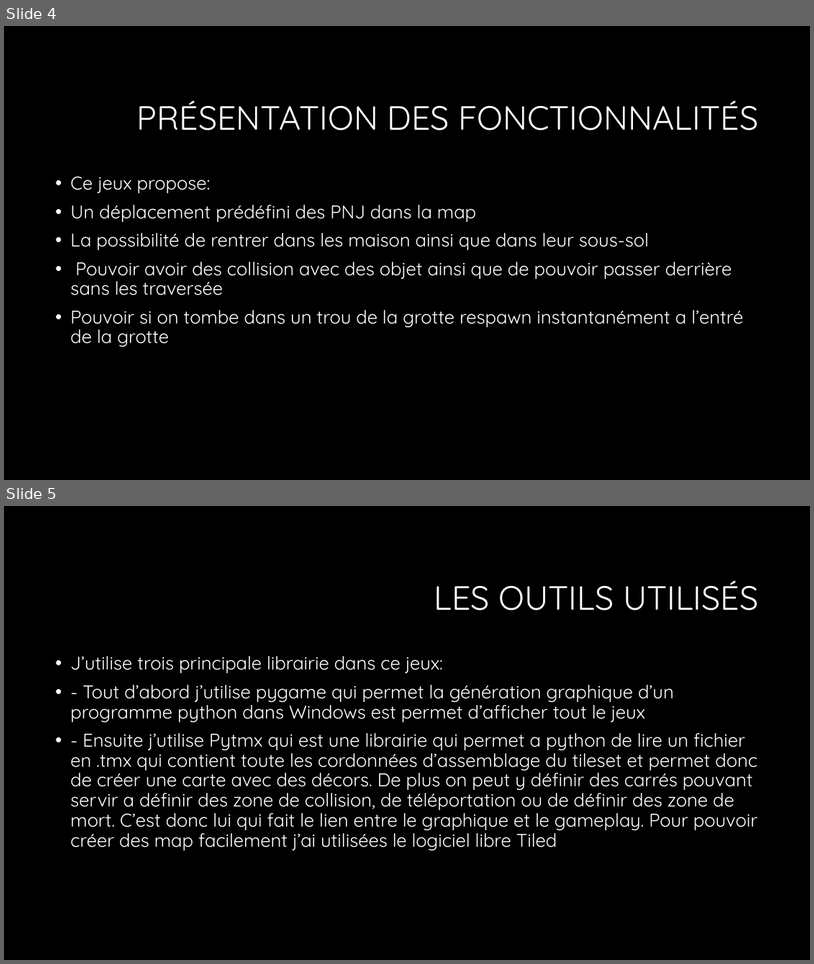
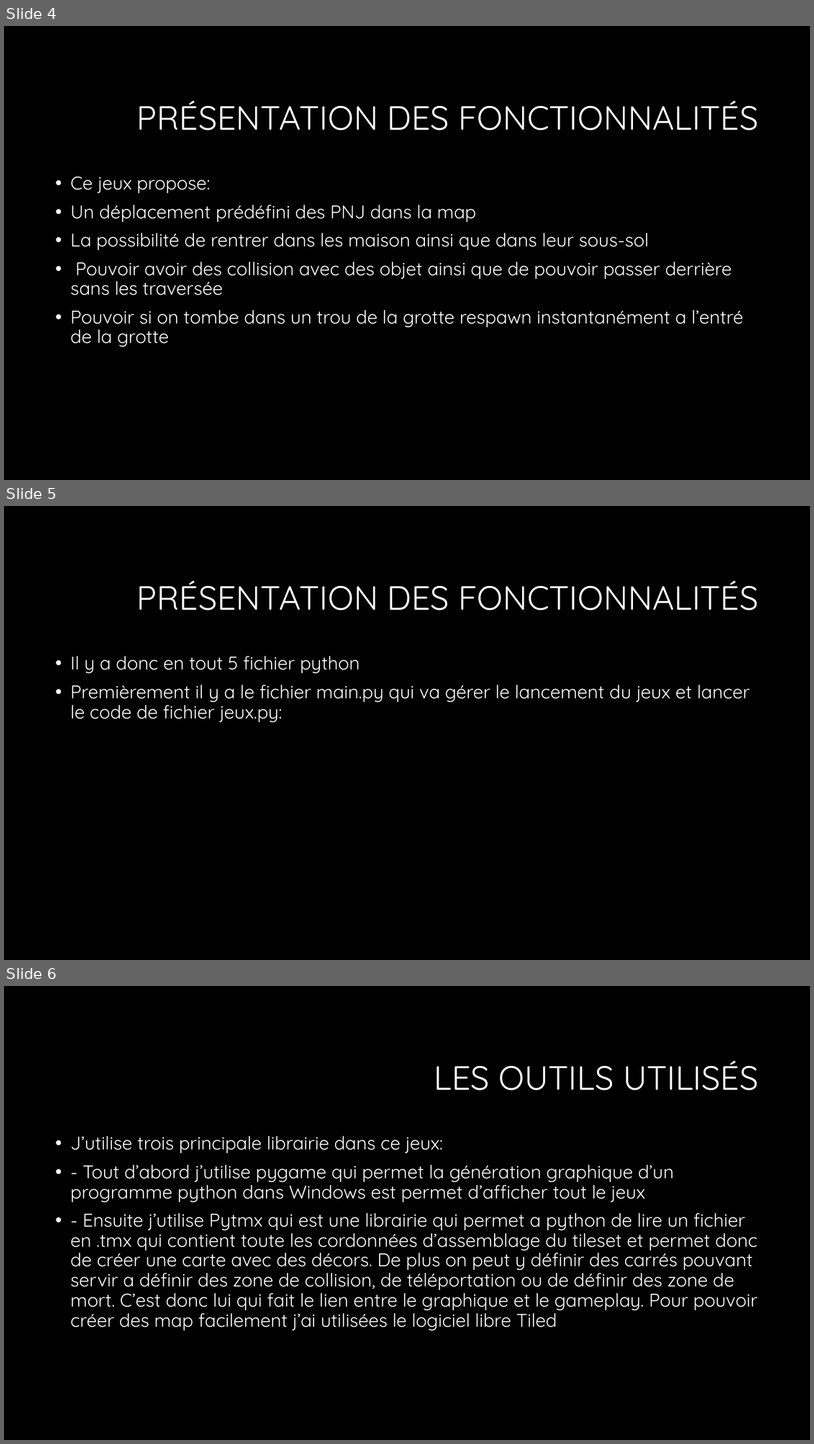
Before and after one commit to Tintinnc/TP_NSI, a slide deck: Présentation projet.pptx. Shown one above the other, each under a label of ours: slides 4 and 5 before the commit, slides 4, 5 and 6 after it. The pictures are 814x964 and 814x1444 pixels, drawn with LibreOffice and Linux fonts; fonts in the diff are those of the drawing; background and template pictures are left out. Boxes give left, top, right and bottom in pixels: in the first picture for what was removed or moved away, otherwise in the second. Text is boxed around its words. In the diff, an @@ line names an element or a change of style, - is before the commit and + after.

```diff
--- a/Présentation projet.pptx
+++ b/Présentation projet.pptx
@@ slide 5 added at <box>4,506,810,960</box>, background #000000 @@
@@ title added at <box>137,581,759,610</box>, 40 pt, text #FFFFFF @@
+PRÉSENTATION DES FONCTIONNALITÉS
@@ text added at <box>70,656,750,722</box>, 22 pt, text #FFFFFF @@
+• Il y a donc en tout 5 fichier python
+• Premièrement il y a le fichier main.py qui va gérer le lancement du jeux et lancer le code de fichier jeux.py:
@@ what was slide 5 is now slide 6 @@
```
Also in this commit, not shown: 3 other files.
